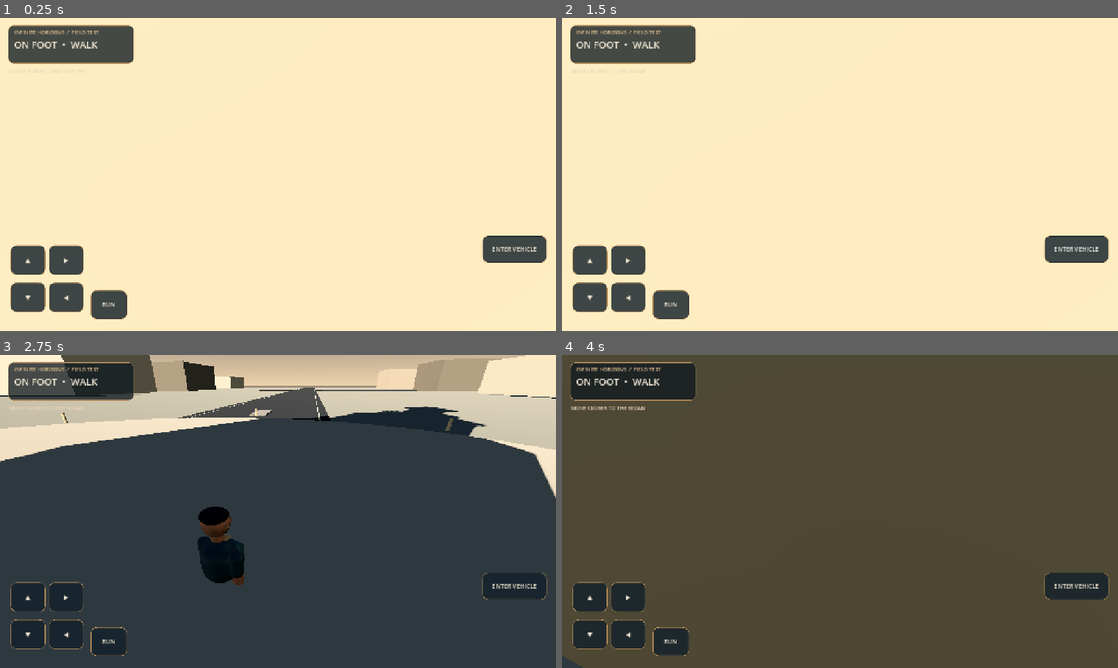
Above: before the commit, frames 1-4 (two rows, left to right).
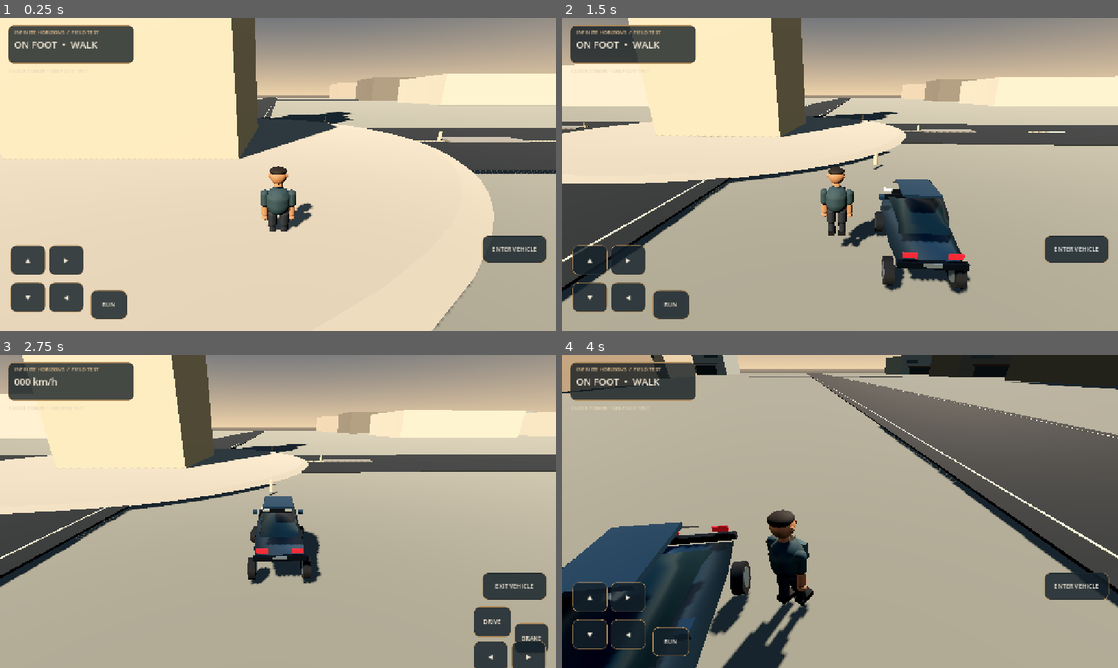
Above: after the commit, the same moments.

Repository: strideproject77-lgtm/Hill-Climb
Game: Godot game, scene res://scenes/main.tscn
The game is run twice, just before and just after one commit, with the same random seed, the same clock (stepped at 60 frames per second) and the same inputs.
Inputs (mouse positions are in pixels of both pictures, inside the frame that each line leads up to):
- Up to frame 1 (0.25 s): no input
- Up to frame 2 (1.5 s): click "ENTER VEHICLE" at 0.5 s; click "ENTER VEHICLE" (after the commit: "EXIT VEHICLE") at 1.25 s
- Up to frame 3 (2.75 s): tap Enter at 2 s; move the mouse to (400, 495) at 2.02 s; hold Right from 2.03 s (still down); tap E at 2.1 s; click (400, 495) at 2.17 s
- Up to frame 4 (4 s): release Right at 2.75 s; drag from (728, 527) to (812, 574) at 2.77 s; move the mouse to (895, 442) at 3.52 s; hold Right from 3.53 s (still down); tap E at 3.6 s

The runs differ from the first frame. In frame 1, 29% of the frame differs, in the area x 0-100%, y 0-100%; in frame 2, 73%; in frame 3, 87%; in frame 4, 89%.

Commit message:
Place test character and sedan together and prevent hidden-player collisions

Diff:
--- a/game/scripts/open_world.gd
+++ b/game/scripts/open_world.gd
@@ -70,13 +70,13 @@
 func _spawn_vehicle() -> void:
 	vehicle = StrideVehicle.new()
 	vehicle.name = "ClockTowerTestSedan"
-	vehicle.position = Vector3(-18.0,1.2,42.0)
+	vehicle.position = Vector3(18.0,1.0,28.0)
 	vehicle.rotation.y = PI
 	add_child(vehicle)
 
 func _spawn_player() -> void:
 	player = PlayerScript.new()
-	player.position = Vector3(5.0,0.15,1.5)
+	player.position = Vector3(10.0,0.15,16.0)
 	add_child(player)
 
 func _setup_camera() -> void:
@@ -215,12 +215,14 @@
 
 func _toggle_vehicle() -> void:
 	if not driving:
-		if player.global_position.distance_to(vehicle.global_position) > 5.5:
+		if player.global_position.distance_to(vehicle.global_position) > 14.5:
 			mode_label.text = "MOVE CLOSER TO THE SEDAN"
 			return
 		driving = true
 		player.visible = false
 		player.set_physics_process(false)
+		player.collision_layer = 0
+		player.collision_mask = 0
 		vehicle.freeze = false
 		vehicle.sleeping = false
 	else:
@@ -232,6 +234,8 @@
 		player.velocity = Vector3.ZERO
 		player.visible = true
 		player.set_physics_process(true)
+		player.collision_layer = 1
+		player.collision_mask = 1
 		vehicle.set_drive_controls(0.0,0.0,0.0)
 	_update_mode_ui()
 
